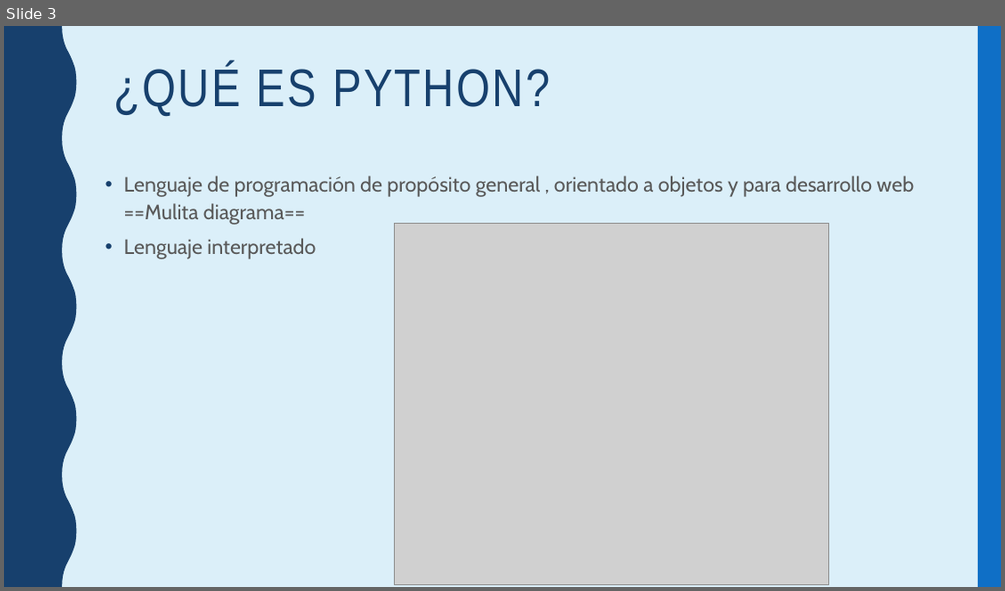
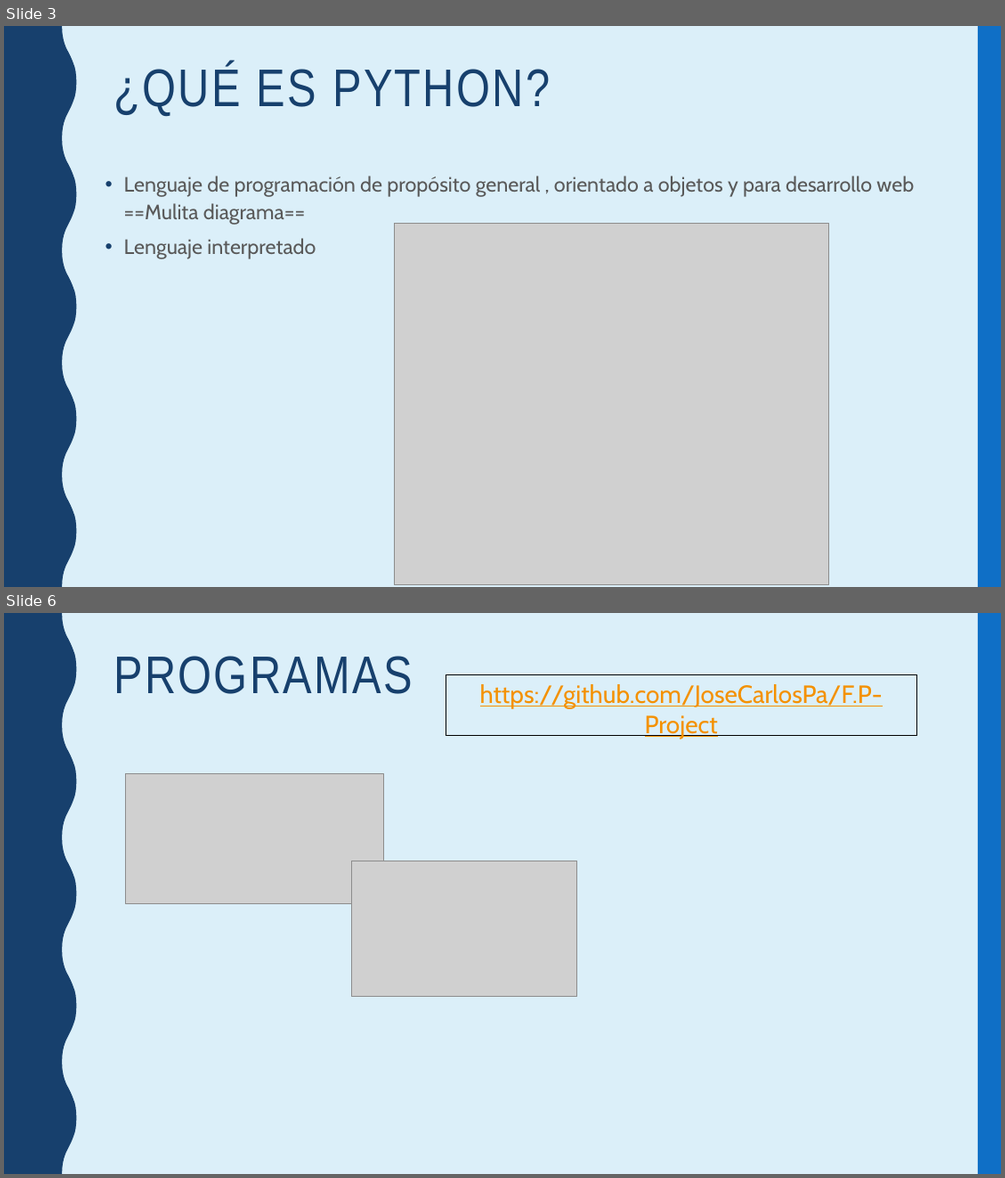
Before and after one commit to JoseCarlosPa/F.P-Project, a slide deck: Presentacion Python JC 2018 F.P.pptx. Shown one above the other, each under a label of ours: slide 3 before the commit, slides 3 and 6 after it; the slides between them are not shown. The pictures are 1005x591 and 1005x1178 pixels, drawn with LibreOffice and Linux fonts; fonts in the diff are those of the drawing; grey boxes stand for pictures. Boxes give left, top, right and bottom in pixels: in the first picture for what was removed or moved away, otherwise in the second. Text is boxed around its words. In the diff, an @@ line names an element or a change of style, - is before the commit and + after.

```diff
--- a/Presentacion Python JC 2018 F.P.pptx
+++ b/Presentacion Python JC 2018 F.P.pptx
@@ slide 6 added at [4,613,1001,1174], background #DBEFF9; not listed: 2 template elements that a slide beside it also shows @@
@@ title added at [113,656,412,694], 51 pt, text #17406D @@
+PROGRAMAS
@@ rectangle added at [446,675,917,736], outline #000000 0.75 pt, 24 pt, text #F49100, underline @@
+https://github.com/JoseCarlosPa/F.P-Project
@@ picture added at [126,774,383,903] @@
@@ picture added at [351,860,577,996] @@
```
Also in this commit, not shown: 2 slides changed, 1 other slide added, 1 slide removed.
